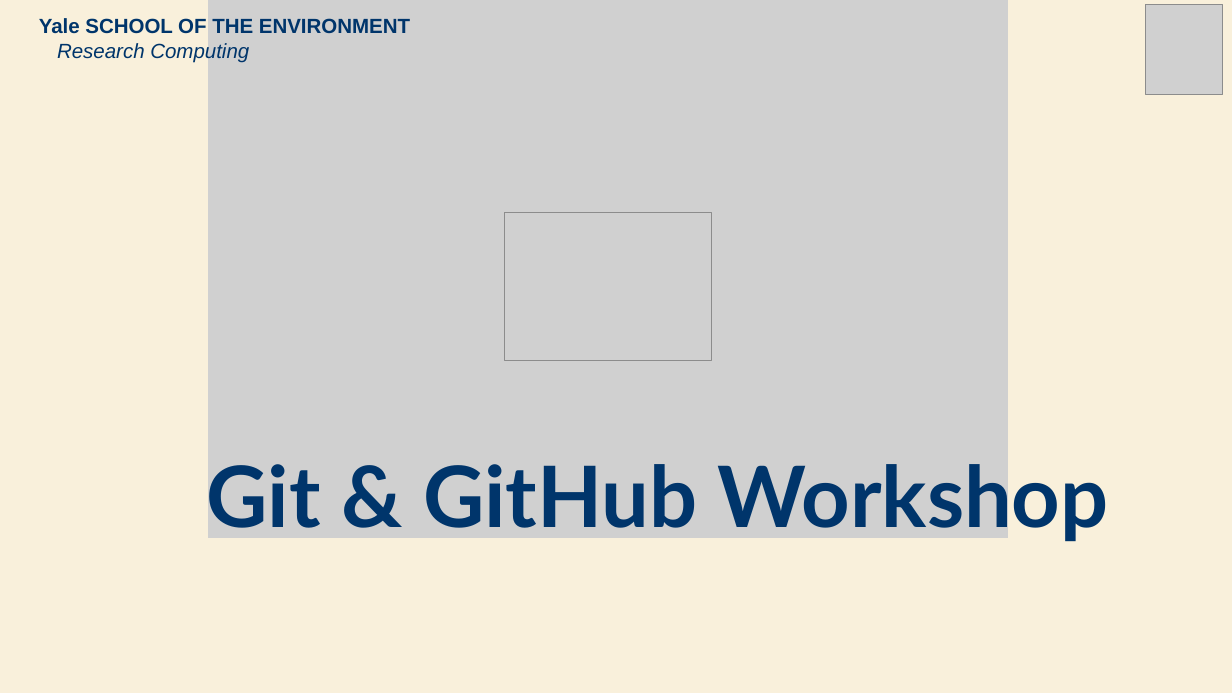
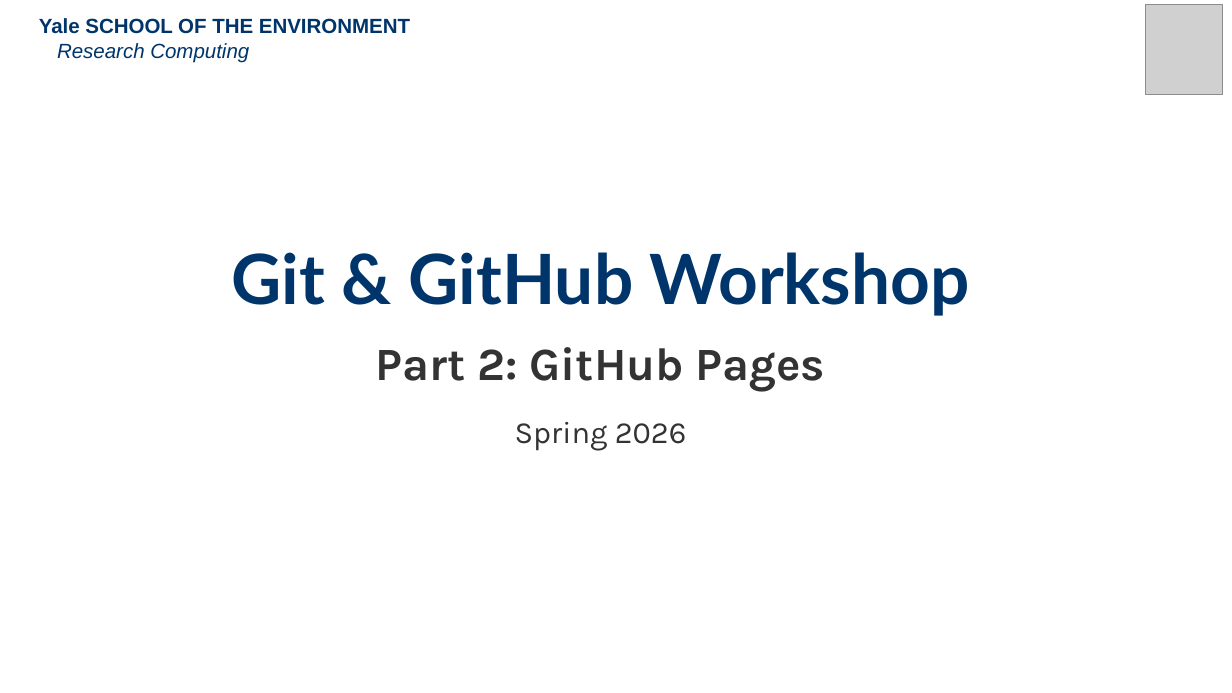
Before and after one commit to mitchellxh/git-workshop-2, a slide deck: slide 1 of 2026-Git-2.1.pptx. Drawn at 1232x693 pixels with LibreOffice and Linux fonts; fonts in the diff are those of the drawing; grey boxes stand for pictures. Boxes give left, top, right and bottom in pixels: in the first picture for what was removed or moved away, otherwise in the second. Text is boxed around its words. In the diff, an @@ line names an element or a change of style, - is before the commit and + after.

Commit message:
Rebuild slide deck for Part 2: GitHub Pages workshop
13 slides covering: overview, Part 1 recap, GitHub Pages intro,
Activities 1-5 (clone, personalize, push, enable Pages, iterate),
git workflow summary, and next steps/resources.

```diff
--- a/2026-Git-2.1.pptx
+++ b/2026-Git-2.1.pptx
@@ background #F9F0DB to #FFFFFF @@
@@ picture removed at bbox=[208, 0, 1008, 538] @@
@@ picture removed at bbox=[505, 213, 712, 360] @@
@@ text added at bbox=[231, 252, 970, 451], 54 pt, text #333333, bold @@
+Git & GitHub Workshop
+Part 2: GitHub Pages
+Spring 2026
@@ text removed at bbox=[206, 454, 1109, 543] @@
-Git & GitHub Workshop
```
Also in this commit, not shown: 10 other slides changed, 2 slides added, 2 slides removed, 1 other file.
